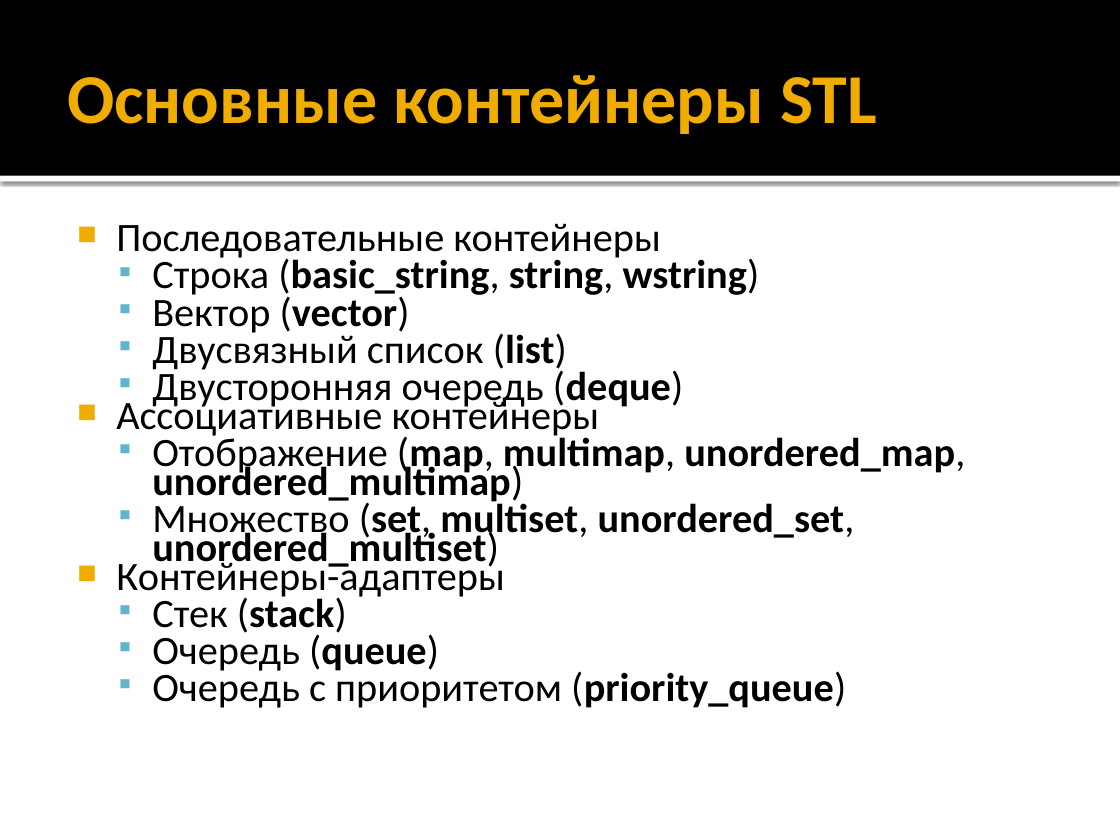
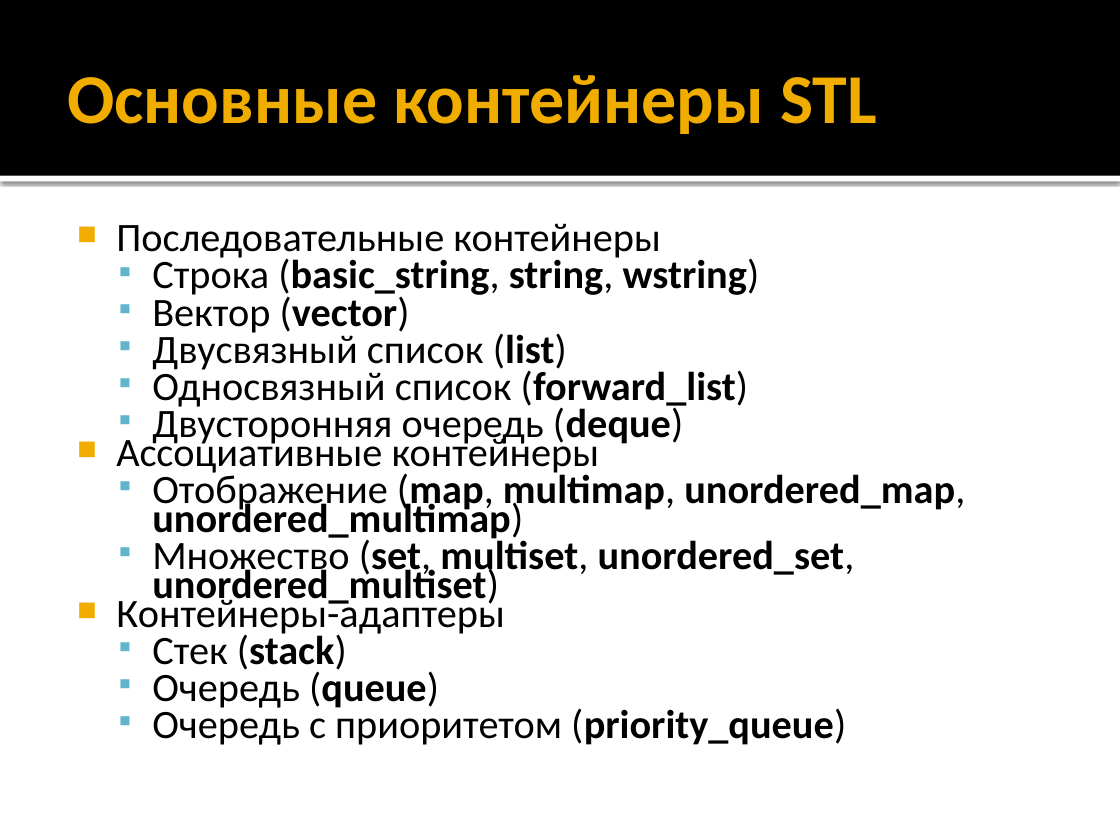
Before and after one commit to alexey-malov/oop, a slide deck: slide 128 of lectures/01/Синтаксис C++.pptx. Drawn at 1120x840 pixels with LibreOffice and Linux fonts; fonts in the diff are those of the drawing. Boxes give left, top, right and bottom in pixels: in the first picture for what was removed or moved away, otherwise in the second. Text is boxed around its words. In the diff, an @@ line names an element or a change of style, - is before the commit and + after.

```diff
--- a/lectures/01/Синтаксис C++.pptx
+++ b/lectures/01/Синтаксис C++.pptx
@@ text at [152,366,749,410]: paragraph added @@
+  ▪ Односвязный список (forward_list)
```
Also in this commit, not shown: 2 other slides changed.
